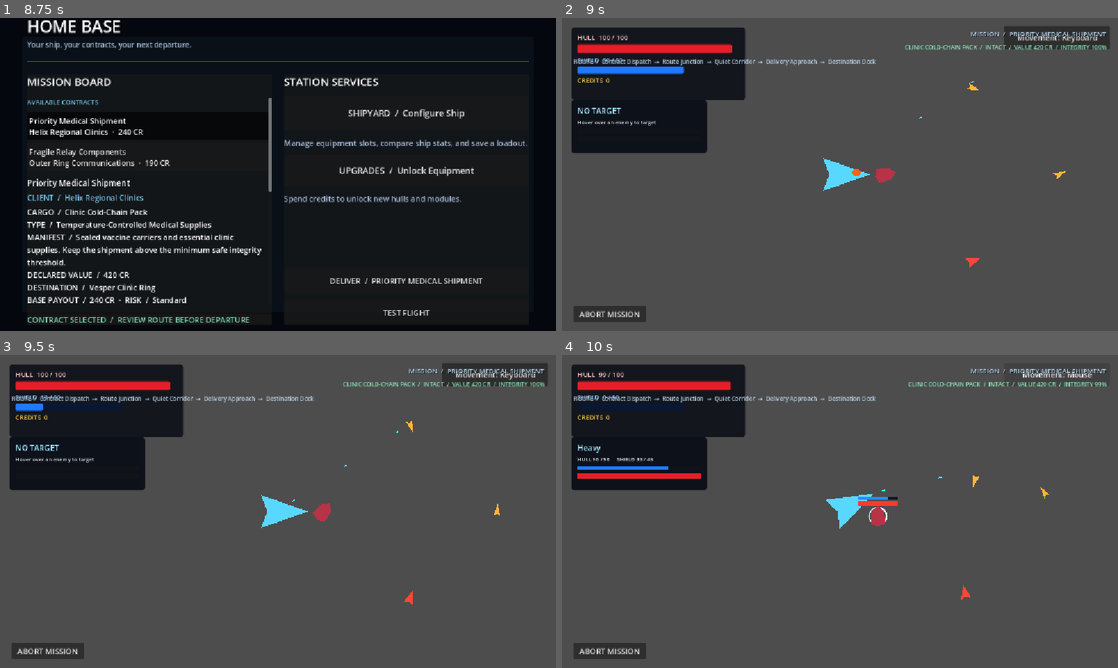
Above: before the commit, frames 1-4 (two rows, left to right).
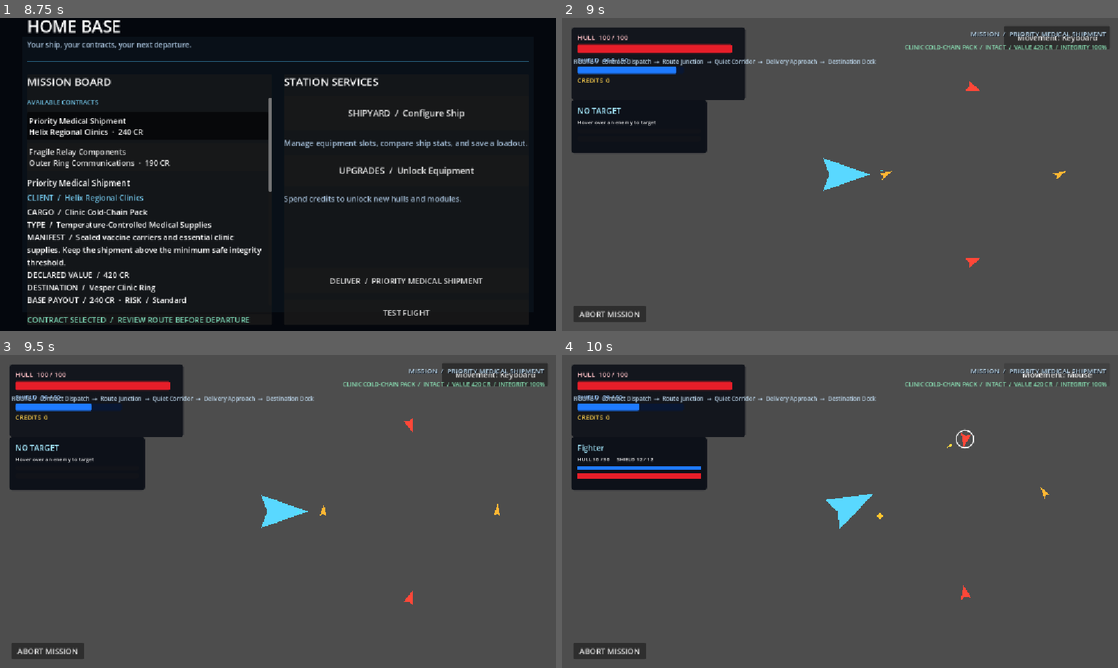
Above: after the commit, the same moments.

Repository: Bbran4/SpaceDelivery
Game: Godot game, scene res://scenes/hq.tscn
Same seed, same stepped clock (60 frames per second), same inputs: the game is played once before the commit and once after it.
Inputs (mouse positions are in pixels of both pictures, inside the frame that each line leads up to):
- Up to frame 1 (8.75 s): click "Priority Medical Shipment Hel…" at 0.5 s; click "Fragile Relay Components Oute…" at 1.25 s; click "UPGRADES / Unlock Equipment" at 2 s; click "DELIVER / FRAGILE RELAY COMPO…" at 2.75 s; click "TEST FLIGHT" at 3.5 s; click "RETURN TO HQ" at 4.25 s; click "SHIPYARD / Configure Ship" at 5 s; click "Starter Courier · Common" at 5.75 s; click "Return to HQ" at 6.5 s; tap Enter at 7.25 s; move the mouse to (250, 237) at 7.27 s; hold W (up) 7.28-8 s; hold Tab 7.28-8 s; click (250, 237) at 7.42 s; tap Space at 8 s; drag from (444, 221) to (250, 237) at 8.02 s
- Up to frame 2 (9 s): click "DELIVER / PRIORITY MEDICAL SH…" at 8.75 s
- Up to frame 3 (9.5 s): no input
- Up to frame 4 (10 s): click "Movement: Keyboard" at 9.5 s

Frame 1 is identical in both runs. In frame 2, 0.3% of the frame differs, in the area x 7-76%, y 12-53%; in frame 3, 0.4%; in frame 4, 1.3%, in the area x 2-98%, y 5-55%.

Commit message:
Assign distinct enemy profiles to medical shipment routes

Diff:
--- a/resources/missions/priority_medical_shipment.tres
+++ b/resources/missions/priority_medical_shipment.tres
@@ -30,6 +30,7 @@
 next_node_ids = PackedStringArray("merge")
 risk = 1
 bonus_credits = 15
+encounter_profile = 1
 
 [sub_resource type="Resource" id="salvage_lane"]
 script = ExtResource("2_node")
@@ -40,6 +41,7 @@
 next_node_ids = PackedStringArray("merge")
 risk = 3
 bonus_credits = 65
+encounter_profile = 2
 
 [sub_resource type="Resource" id="merge"]
 script = ExtResource("2_node")
